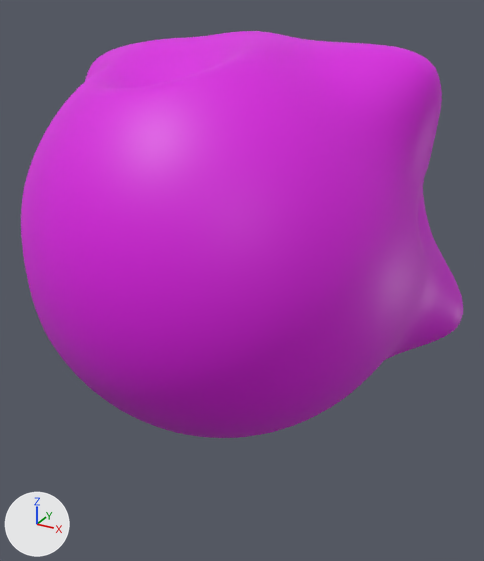
Before and after pictures for a commit that changed the OBJ model wapuku-ui/www/data/wapuku.obj.
One viewpoint serves both versions: a 50 mm lens placed at (1.62, -2.76, 1.16), pointed at (0.13, -0.06, -0.19). Arrows for +X, +Y and +Z are at lower left; the lights stay in place. Where no turn or scale is listed for an object, it has been applied to the vertices.
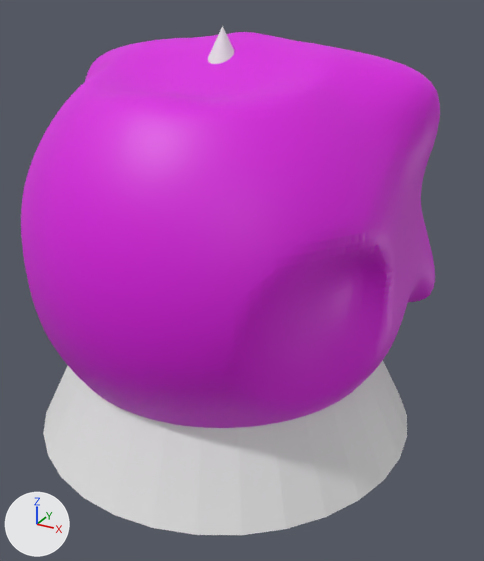
Location of each change, (x1, y1, x2, y2) in pixels of the pictures (484 x 561 px; the box of a moved part takes in the faces that stretch with it):
```json
{"object": "Sphere", "change": "reshaped", "before": [21, 31, 463, 438], "after": [21, 32, 440, 428]}
{"object": "Cone", "change": "added", "after": [43, 26, 407, 535]}
{"part": 1, "of": "me_sphere", "change": "moved or reshaped", "before": [114, 31, 463, 438], "after": [114, 32, 440, 428]}
{"part": 2, "of": "me_sphere", "change": "surface changed", "before": [129, 129, 437, 427], "after": [129, 129, 437, 427]}
```

Scene script edits in JSON lines:
```json
{"op": "add", "block": "mat_cone_material", "code": ["mat_cone_material = principled_material('cone_material')", "mat_cone_material.base_color = (0.8, 0.8, 0.8)  # white #e7e7e7"]}
{"block": "me_sphere", "where": "# used by ob_sphere; location = (0.0, 0.0, 0.0)"}
{"op": "remove", "block": "me_sphere", "code": "me_sphere.from_pydata(...)  # 14900 vertices, 14898 faces; spans x -0.95..1.12, y -0.99..0.97, z -1.0..0.97"}
{"op": "add", "block": "me_sphere", "code": "me_sphere.from_pydata(...)  # 14901 vertices, 14908 faces; spans x -0.95..0.95, y -0.99..0.97, z -1.0..0.96"}
{"block": "me_sphere", "change": "me_sphere part 1: 104 vertices moved within x -0.47..0.95, y -0.88..0.97, z -0.99..0.96; 7245 vertices removed from x -0.63..1.12, y -0.99..0.97, z -0.99..0.97; 7246 vertices added at x -0.63..0.94, y -0.99..0.97, z -1.0..0.96"}
{"block": "me_sphere", "change": "me_sphere part 2: 134 kept faces spanning x 0.07..0.95, y -0.97..0.96, z -0.99..0.94 get new texture (UV) coordinates"}
{"op": "add", "block": "me_cone", "code": ["me_cone = bpy.data.meshes.new('Cone')", "me_cone.from_pydata(...)  # a 32-sided cone pointing to +z spanning x -1.0..1.0, y -1.0..1.0, z -1.0..1.0", "me_cone.materials.append(mat_cone_material)  # its picture is missing"]}
{"op": "add", "block": "ob_cone", "code": ["ob_cone = bpy.data.objects.new('Cone', me_cone)", "ob_cone.location = (0.0, 0.0, 0.0)"]}
```
